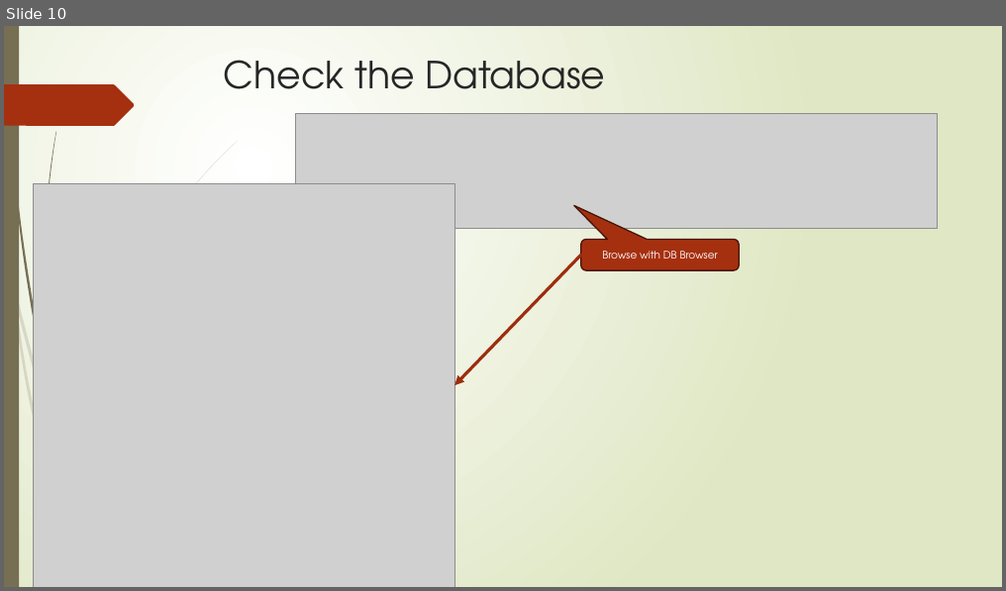
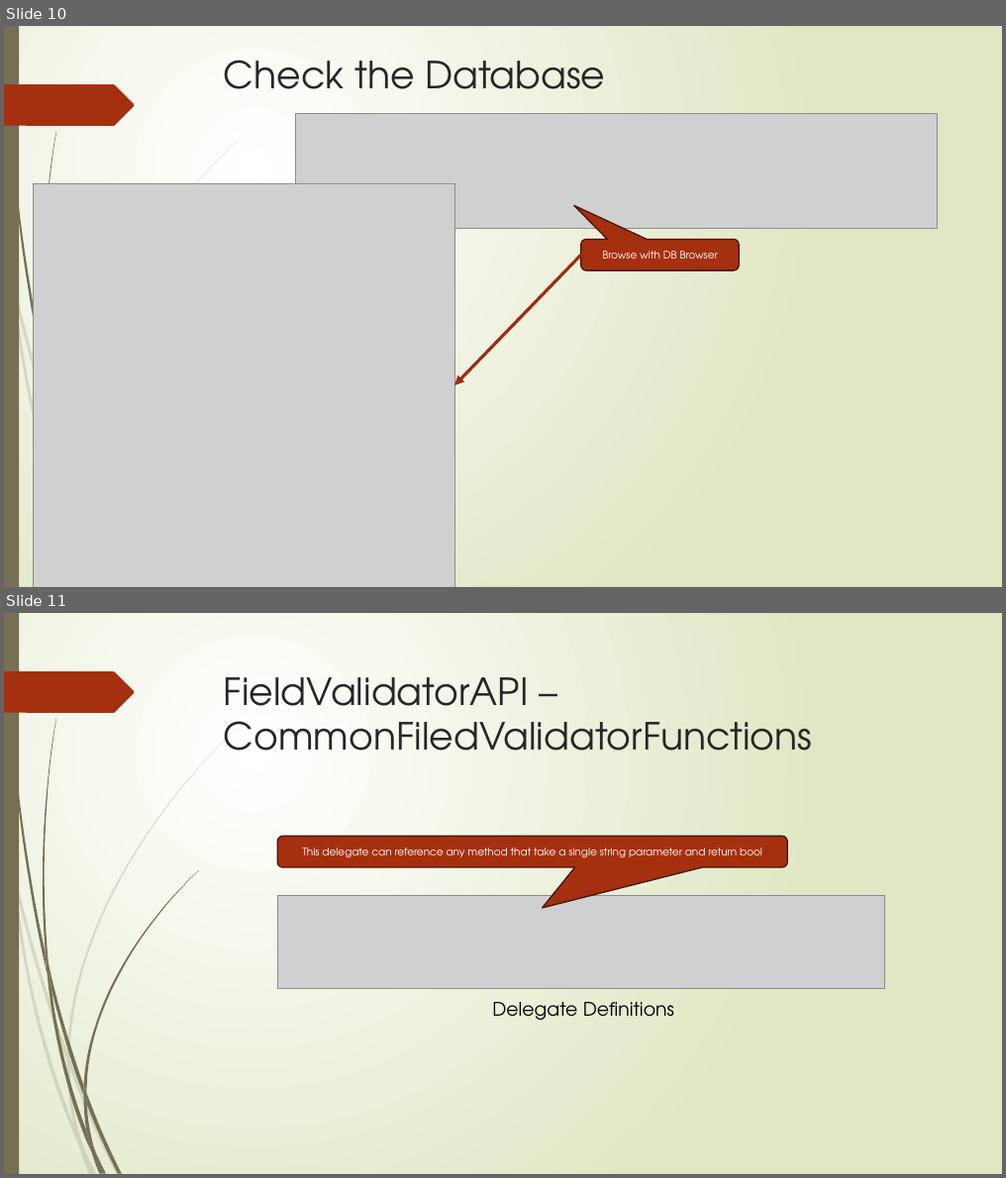
Before and after one commit to kenshih1989/CSharp_Delegates_ClubMembershipApplication, a slide deck: Cycling Club Registration App Note.pptx. Shown one above the other, each under a label of ours: slide 10 before the commit, slides 10 and 11 after it. The pictures are 1006x591 and 1006x1178 pixels, drawn with LibreOffice and Linux fonts; fonts in the diff are those of the drawing; grey boxes stand for pictures. Boxes give left, top, right and bottom in pixels: in the first picture for what was removed or moved away, otherwise in the second. Text is boxed around its words. In the diff, an @@ line names an element or a change of style, - is before the commit and + after.

Commit message:
Added FieldValidatorAPI and understand how singleton property work

```diff
--- a/Cycling Club Registration App Note.pptx
+++ b/Cycling Club Registration App Note.pptx
@@ slide 11 added at (4,613,1002,1174), background gradient #FFFFFF to #DFE8C4; not listed: 16 template elements that a slide beside it also shows @@
@@ title added at (224,677,812,751), 36 pt, text #262626 @@
+FieldValidatorAPI – CommonFiledValidatorFunctions
@@ rounded speech box added at (277,836,787,867), fill #A53010, outline #481507 1.25 pt, 10 pt, text #FFFFFF @@
+This delegate can reference any method that take a single string parameter and return bool
@@ picture added at (277,896,884,989) @@
@@ text added at (492,1002,674,1020), 18 pt, text #000000 @@
+Delegate Definitions
@@ freeform shape added at (67,1052,70,1069), fill #766F54 at 20% opacity @@
@@ freeform shape added at (67,1061,82,1146), fill #766F54 at 20% opacity @@
@@ group added at (46,870,199,1154): 6 freeform shapes @@
```
Also in this commit, not shown: 2 other slides added, 3 other files.
